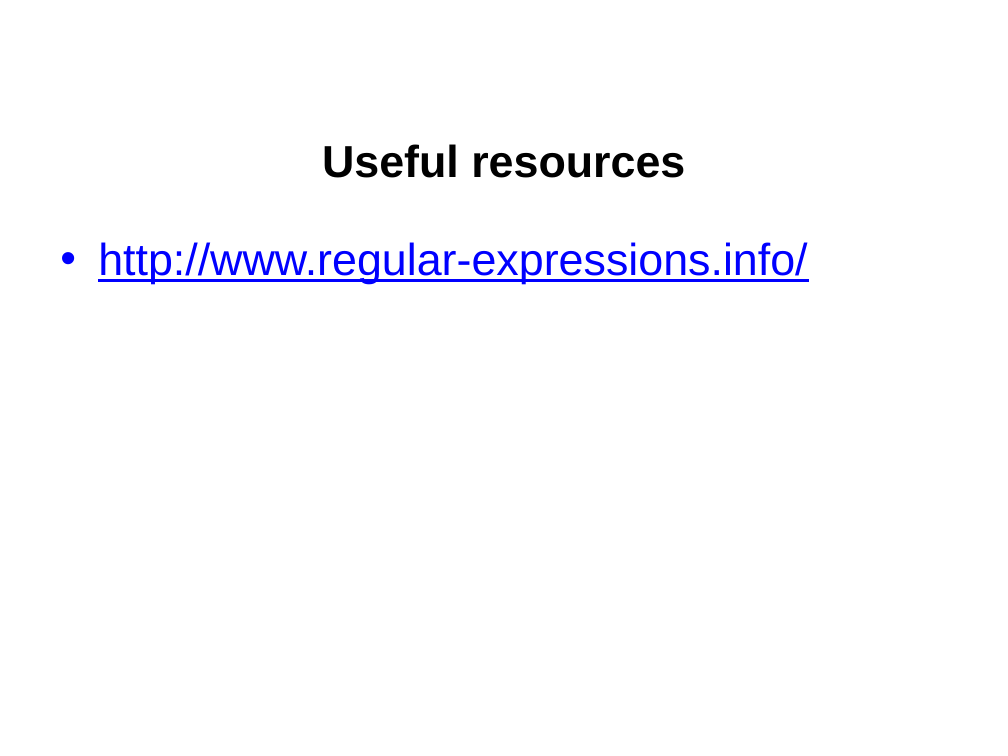
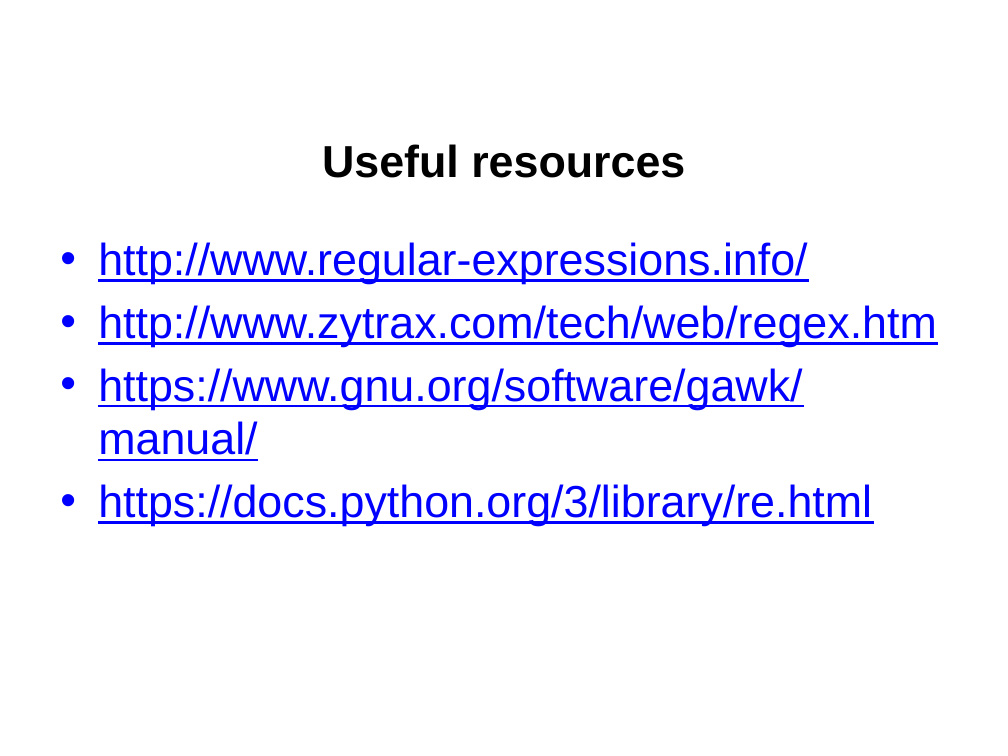
Before and after one commit to jgerity/talks, a slide deck: slide 18 of 2017/computing_workgroup/regex/regular_expressions.pptx (slide 17 before the commit). Drawn at 1008x756 pixels with LibreOffice and Linux fonts; fonts in the diff are those of the drawing; background and template pictures are left out. Boxes give left, top, right and bottom in pixels: in the first picture for what was removed or moved away, otherwise in the second. Text is boxed around its words. In the diff, an @@ line names an element or a change of style, - is before the commit and + after.

```diff
--- a/2017/computing_workgroup/regex/regular_expressions.pptx
+++ b/2017/computing_workgroup/regex/regular_expressions.pptx
@@ text at (98, 305, 937, 526): paragraphs added @@
+• http://www.zytrax.com/tech/web/regex.htm
+• https://www.gnu.org/software/gawk/manual/
+• https://docs.python.org/3/library/re.html
```
Also in this commit, not shown: 6 other slides changed, 2 slides added.
